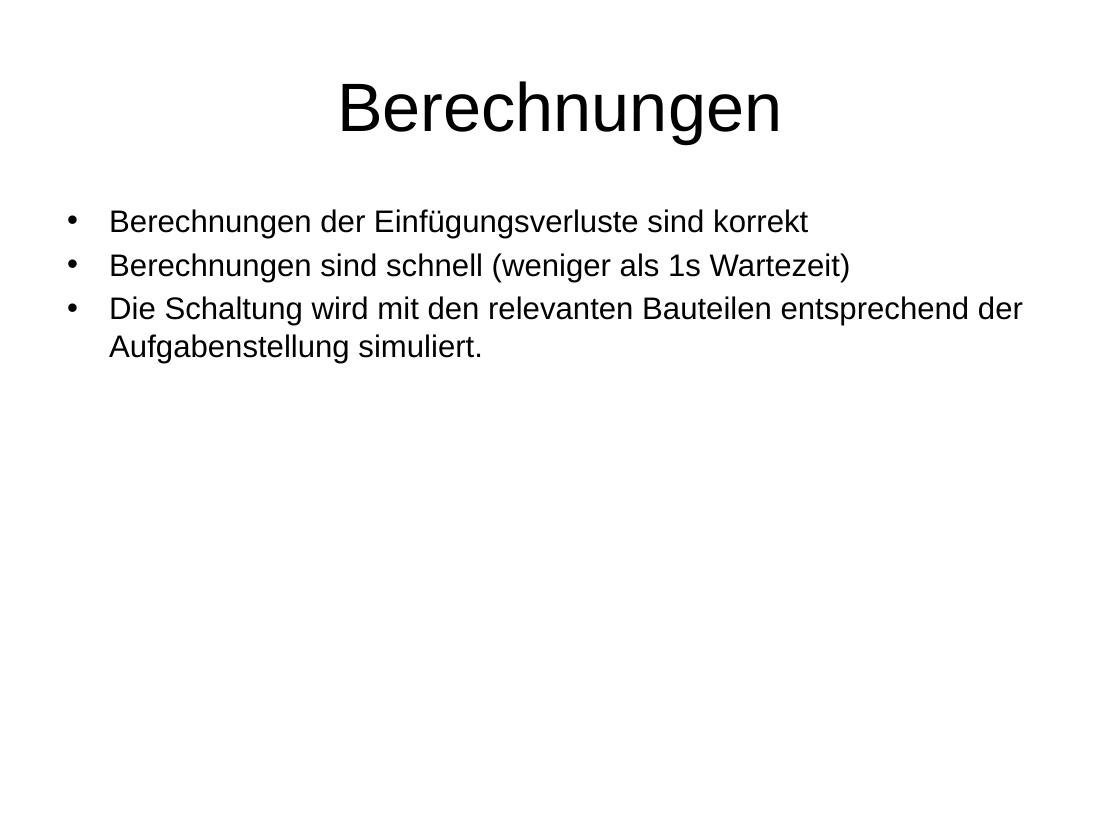
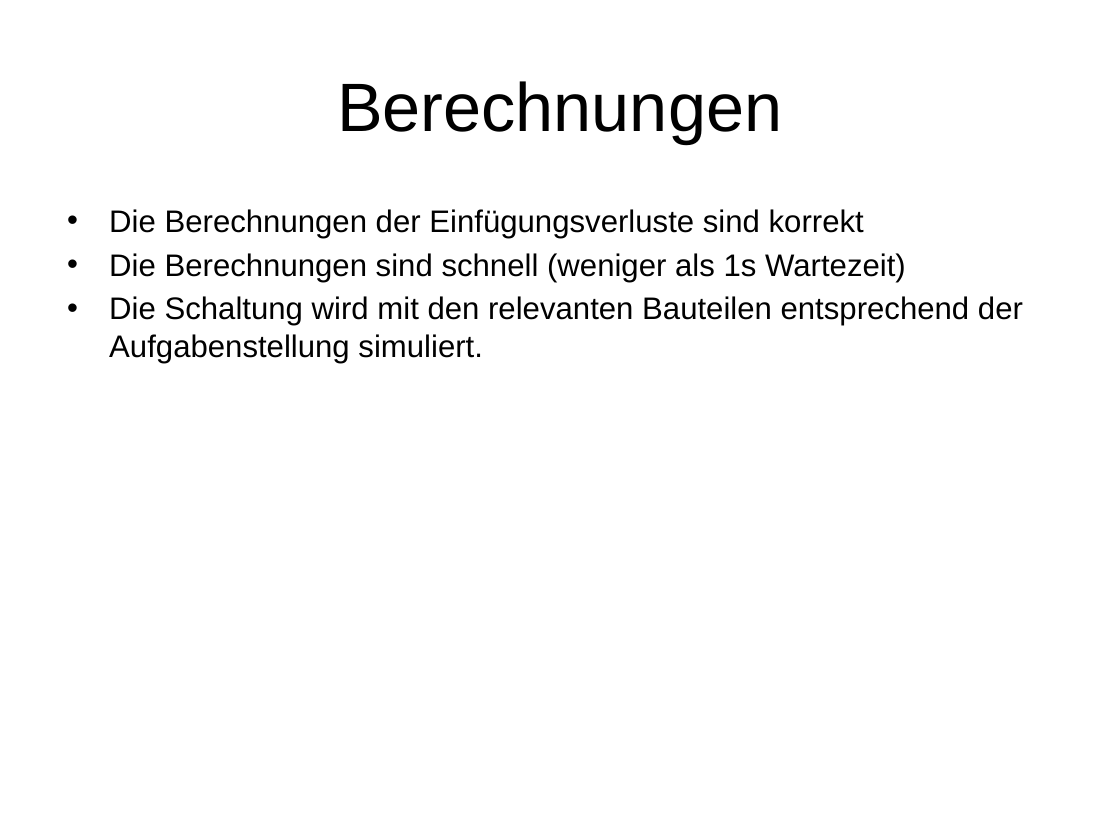
Before and after one commit to marinataborda/P2Organisation, a slide deck: slide 11 of ZwischenPresäntation.pptx (slide 9 before the commit). Drawn at 1120x840 pixels with LibreOffice and Linux fonts; fonts in the diff are those of the drawing. Boxes give left, top, right and bottom in pixels: in the first picture for what was removed or moved away, otherwise in the second. Text is boxed around its words. In the diff, an @@ line names an element or a change of style, - is before the commit and + after.

```diff
--- a/ZwischenPresäntation.pptx
+++ b/ZwischenPresäntation.pptx
@@ text at box(109, 209, 906, 282): text changed @@
-• Berechnungen der Einfügungsverluste sind korrekt
-• Berechnungen sind schnell (weniger als 1s Wartezeit)
+• Die Berechnungen der Einfügungsverluste sind korrekt
+• Die Berechnungen sind schnell (weniger als 1s Wartezeit)
```
Also in this commit, not shown: 1 other slide changed, 4 slides added, 2 slides removed.
